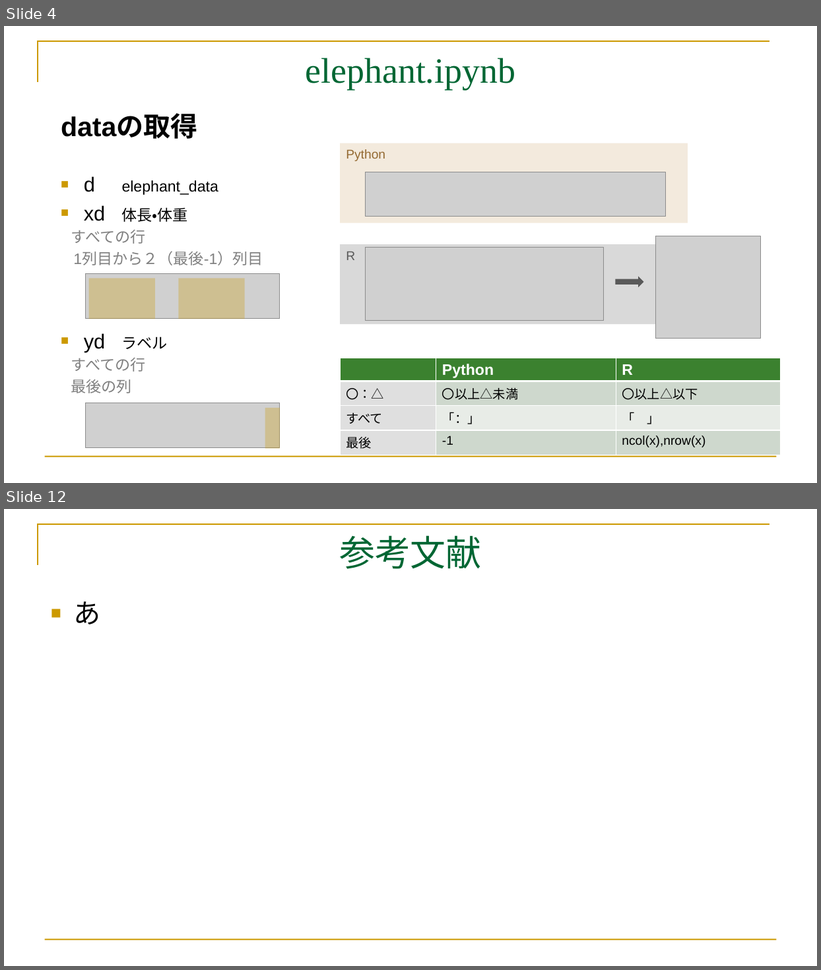
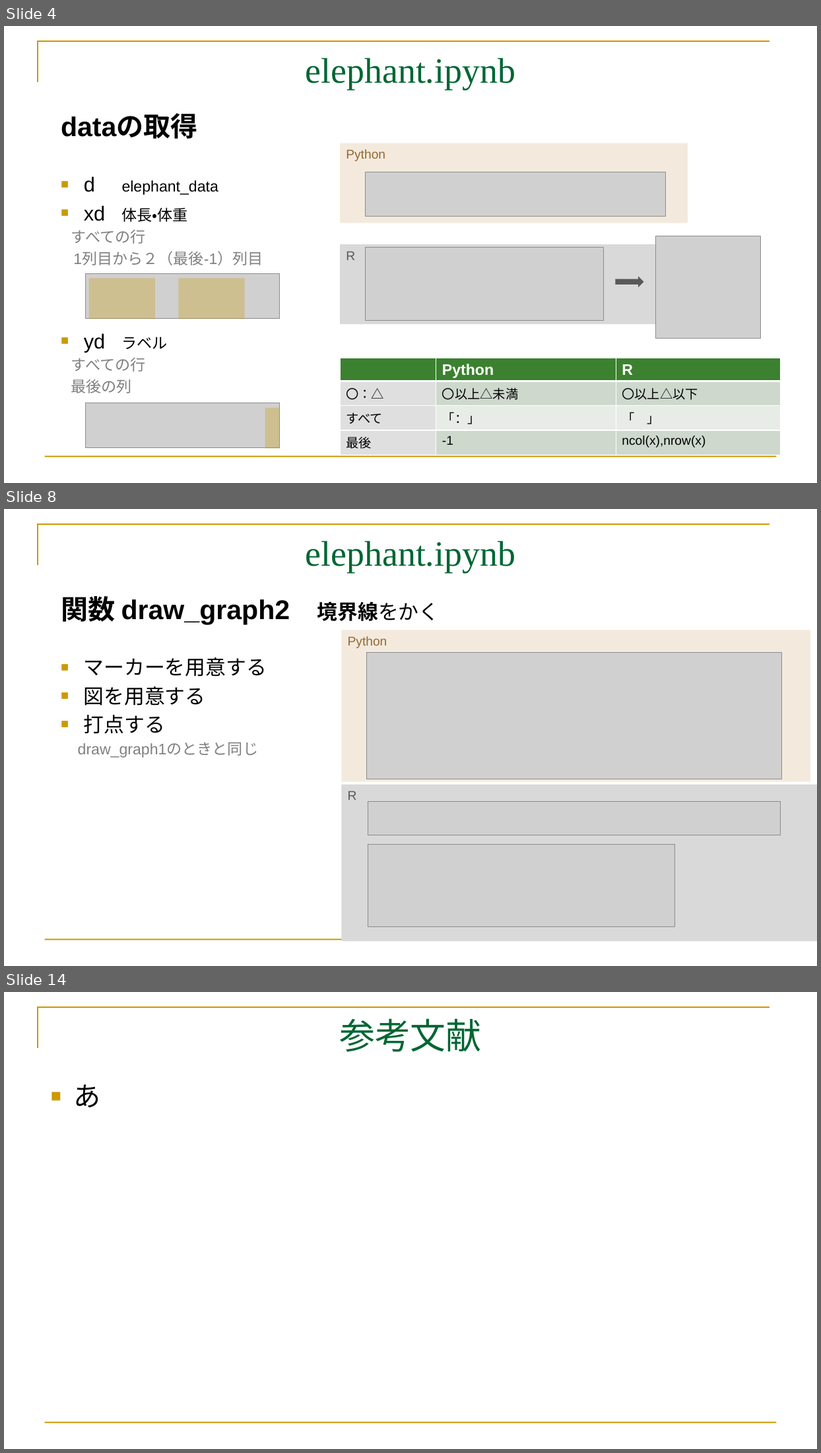
Before and after one commit to mei-517/GoogleColab, a slide deck: GoogleColab.part3.pptx. Shown one above the other, each under a label of ours: slides 4 and 12 before the commit, slides 4, 8 and 14 after it; the slides between them are not shown. The pictures are 821x970 and 821x1453 pixels, drawn with LibreOffice and Linux fonts; fonts in the diff are those of the drawing; grey boxes stand for pictures. Boxes give left, top, right and bottom in pixels: in the first picture for what was removed or moved away, otherwise in the second. Text is boxed around its words. In the diff, an @@ line names an element or a change of style, - is before the commit and + after.

Commit message:
add 1-3 20260915 elephant.ipynb完成版

```diff
--- a/GoogleColab.part3.pptx
+++ b/GoogleColab.part3.pptx
@@ slide 8 added at (4,509,817,966), background #FFFFFF; not listed: 2 template elements that a slide beside it also shows @@
@@ title added at (306,541,516,573), 42 pt, text #006633 @@
+elephant.ipynb
@@ text added at (61,596,440,625), 32 pt, text #000000, bold @@
+関数 draw_graph2 境界線をかく
@@ rectangle added at (341,630,811,782), fill #F3EADD, 15 pt, text #946A32 @@
+Python
@@ text added at (78,657,267,758), 24 pt, text #000000 @@
+■ マーカーを用意する
+■ 図を用意する
+■ 打点する
+draw_graph1のときと同じ
@@ picture added at (366,653,781,779) @@
@@ rectangle added at (341,785,817,941), fill #D9D9D9, 15 pt, text #595959 @@
+R
@@ picture added at (368,801,781,835) @@
@@ picture added at (368,845,675,927) @@
@@ what was slide 12 is now slide 14 @@
```
Also in this commit, not shown: 2 slides changed, 6 other slides added, 5 slides removed, 20 other files.
